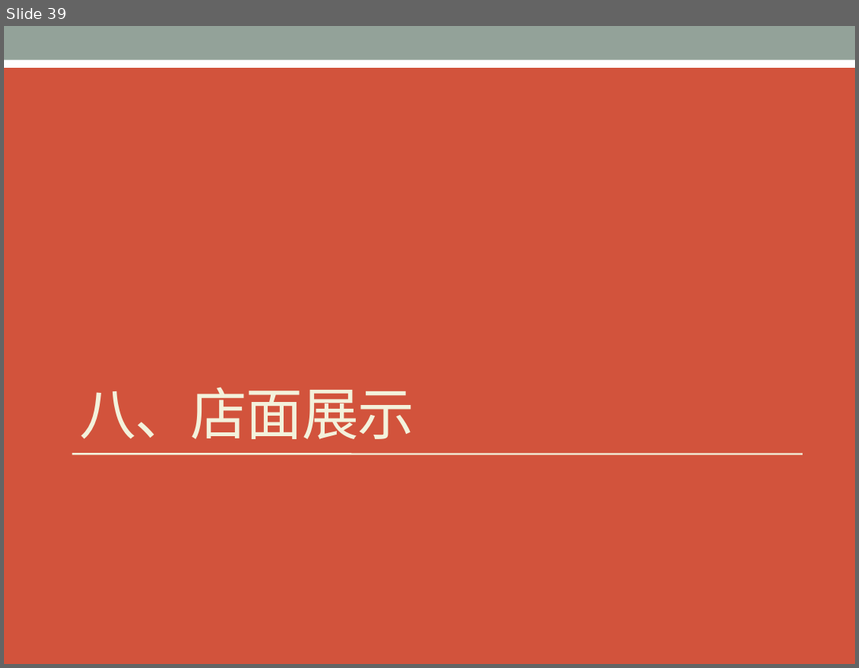
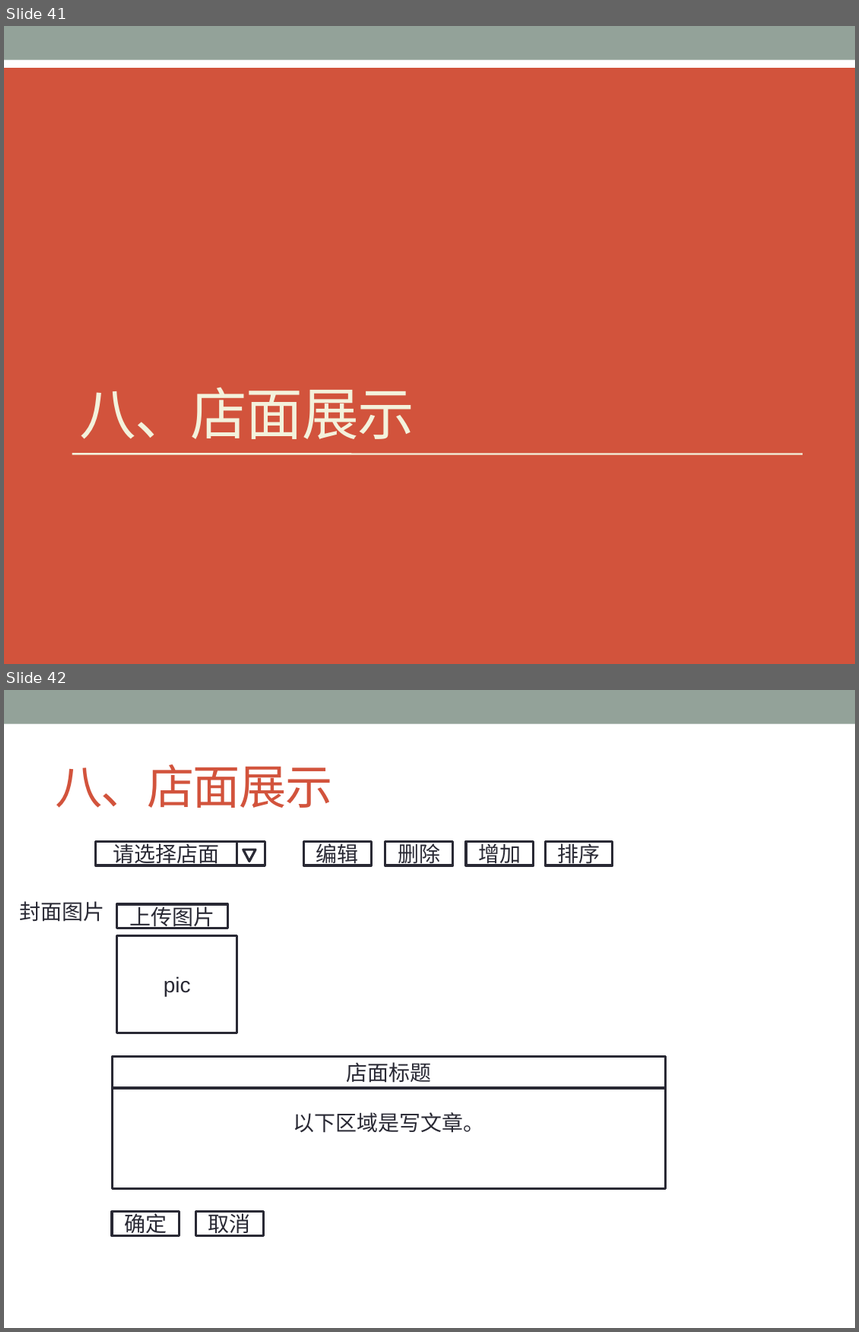
Before and after one commit to ChanSeaThink/LULLGREE, a slide deck: ZSGree前后端逻辑及接口.pptx. Shown one above the other, each under a label of ours: slide 39 before the commit, slides 41 and 42 after it. The pictures are 859x668 and 859x1332 pixels, drawn with LibreOffice and Linux fonts; fonts in the diff are those of the drawing. Boxes give left, top, right and bottom in pixels: in the first picture for what was removed or moved away, otherwise in the second. Text is boxed around its words. In the diff, an @@ line names an element or a change of style, - is before the commit and + after.

```diff
--- a/ZSGree前后端逻辑及接口.pptx
+++ b/ZSGree前后端逻辑及接口.pptx
@@ slide 42 added at <box>4,690,855,1328</box>, background #FFFFFF; not listed: 1 template element that a slide beside it also shows @@
@@ title added at <box>55,764,332,808</box>, 40 pt, text #D2533C @@
+八、店面展示
@@ rectangle added at <box>96,841,237,866</box>, fill #FFFFFF, outline #292934 2.08 pt, 18 pt, text #292934 @@
+请选择店面
@@ rectangle added at <box>237,841,265,866</box>, fill #FFFFFF, outline #292934 2.08 pt @@
@@ rectangle added at <box>303,841,371,866</box>, fill #FFFFFF, outline #292934 2.08 pt, 18 pt, text #292934 @@
+编辑
@@ rectangle added at <box>386,841,452,866</box>, fill #FFFFFF, outline #292934 2.08 pt, 18 pt, text #292934 @@
+删除
@@ rectangle added at <box>466,841,534,866</box>, fill #FFFFFF, outline #292934 2.08 pt, 18 pt, text #292934 @@
+增加
@@ rectangle added at <box>545,841,613,866</box>, fill #FFFFFF, outline #292934 2.08 pt, 18 pt, text #292934 @@
+排序
@@ triangle added at <box>243,850,256,862</box>, fill #FFFFFF, outline #292934 2.08 pt @@
@@ text added at <box>19,901,104,922</box>, 18 pt, text #292934 @@
+封面图片
@@ rectangle added at <box>117,904,228,929</box>, fill #FFFFFF, outline #292934 2.08 pt, 18 pt, text #292934 @@
+上传图片
@@ rectangle added at <box>117,936,237,1033</box>, fill #FFFFFF, outline #292934 2.08 pt, 18 pt, text #292934 @@
+pic
@@ rectangle added at <box>112,1057,666,1189</box>, fill #FFFFFF, outline #292934 2.08 pt, 18 pt, text #292934 @@
+以下区域是写文章。
@@ rectangle added at <box>112,1057,666,1088</box>, fill #FFFFFF, outline #292934 2.08 pt, 18 pt, text #292934 @@
+店面标题
@@ rectangle added at <box>112,1212,180,1236</box>, fill #FFFFFF, outline #292934 2.08 pt, 18 pt, text #292934 @@
+确定
@@ rectangle added at <box>196,1212,264,1236</box>, fill #FFFFFF, outline #292934 2.08 pt, 18 pt, text #292934 @@
+取消
@@ what was slide 39 is now slide 41 @@
```
Also in this commit, not shown: 1 slide changed, 7 other slides added, 3 slides removed.
